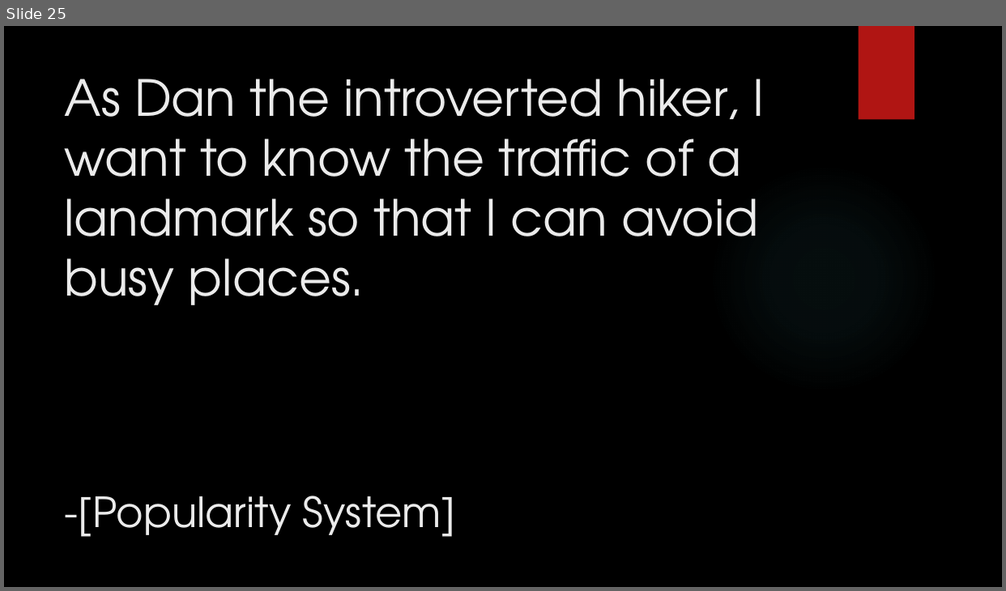
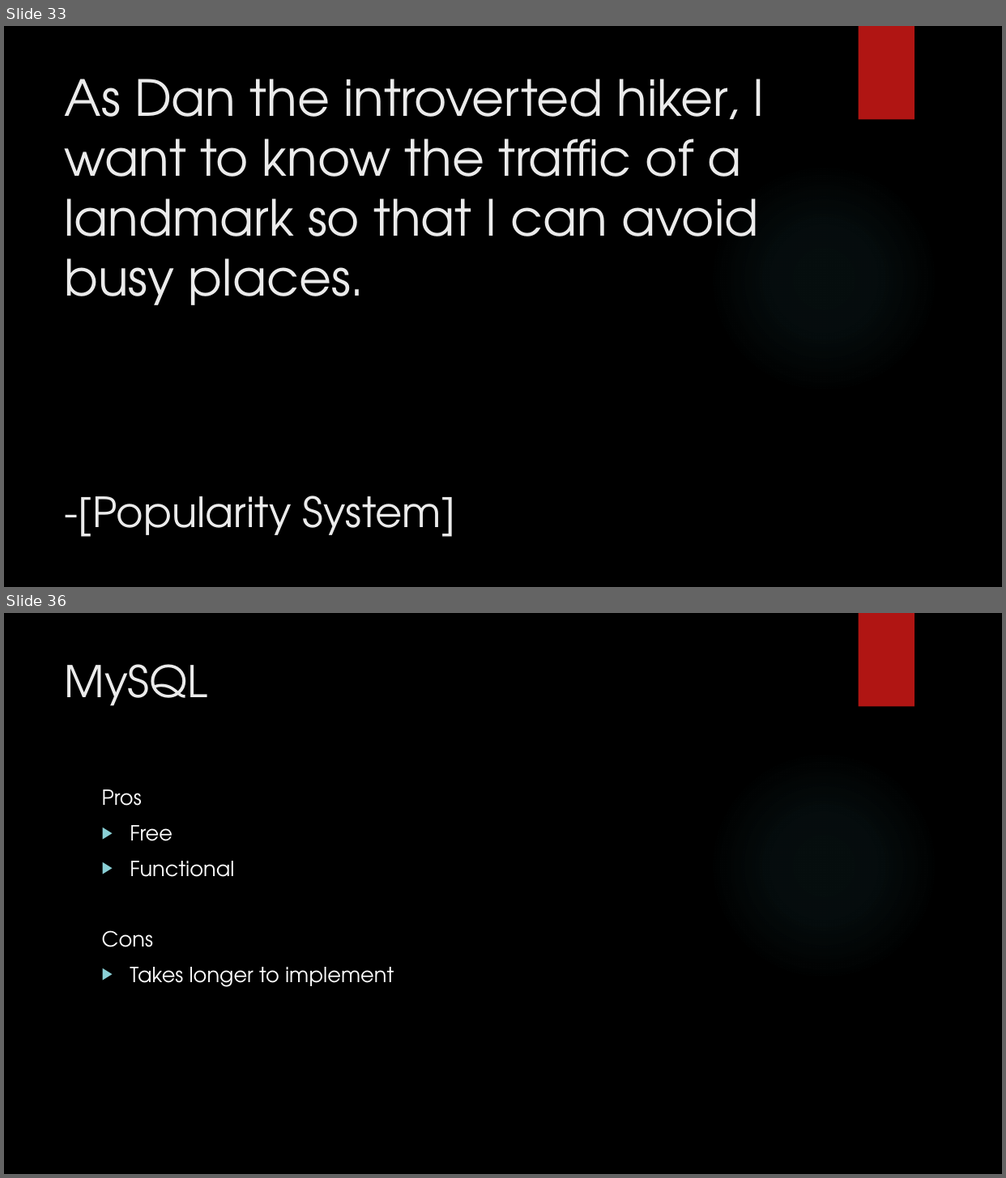
Before and after one commit to junmin-yee/Landmarked, a slide deck: Technology Presentation.pptx. Shown one above the other, each under a label of ours: slide 25 before the commit, slides 33 and 36 after it; the slides between them are not shown. The pictures are 1006x591 and 1006x1178 pixels, drawn with LibreOffice and Linux fonts; fonts in the diff are those of the drawing; background and template pictures are left out. Boxes give left, top, right and bottom in pixels: in the first picture for what was removed or moved away, otherwise in the second. Text is boxed around its words. In the diff, an @@ line names an element or a change of style, - is before the commit and + after.

```diff
--- a/Technology Presentation.pptx
+++ b/Technology Presentation.pptx
@@ slide 36 added at box(4, 613, 1002, 1174), background picture (left out); not listed: 2 template elements that a slide beside it also shows @@
@@ title added at box(65, 664, 208, 706), 42 pt, text #EBEBEB @@
+MySQL
@@ text added at box(102, 790, 394, 987), 20 pt, text #FFFFFF @@
+Pros
+▶ Free
+▶ Functional
+Cons
+▶ Takes longer to implement
@@ what was slide 25 is now slide 33 @@
```
Also in this commit, not shown: 3 slides changed, 8 other slides added.
